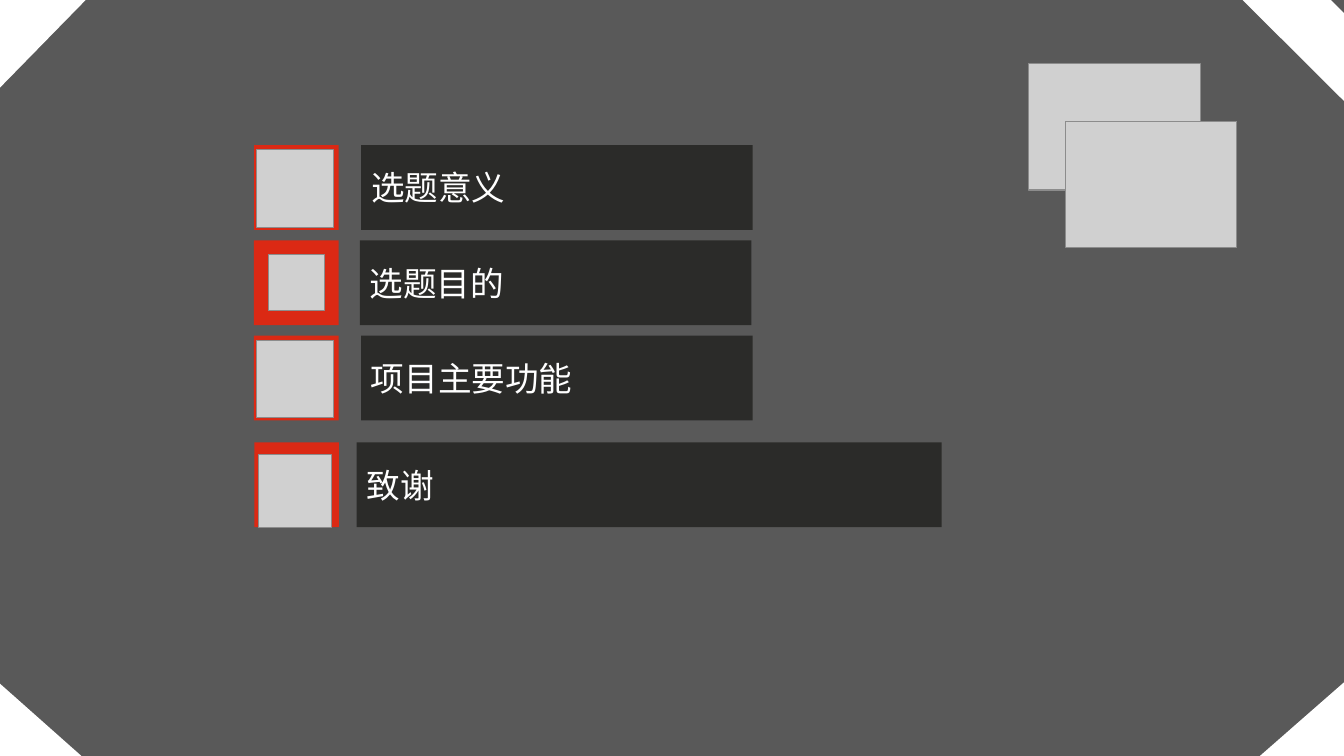
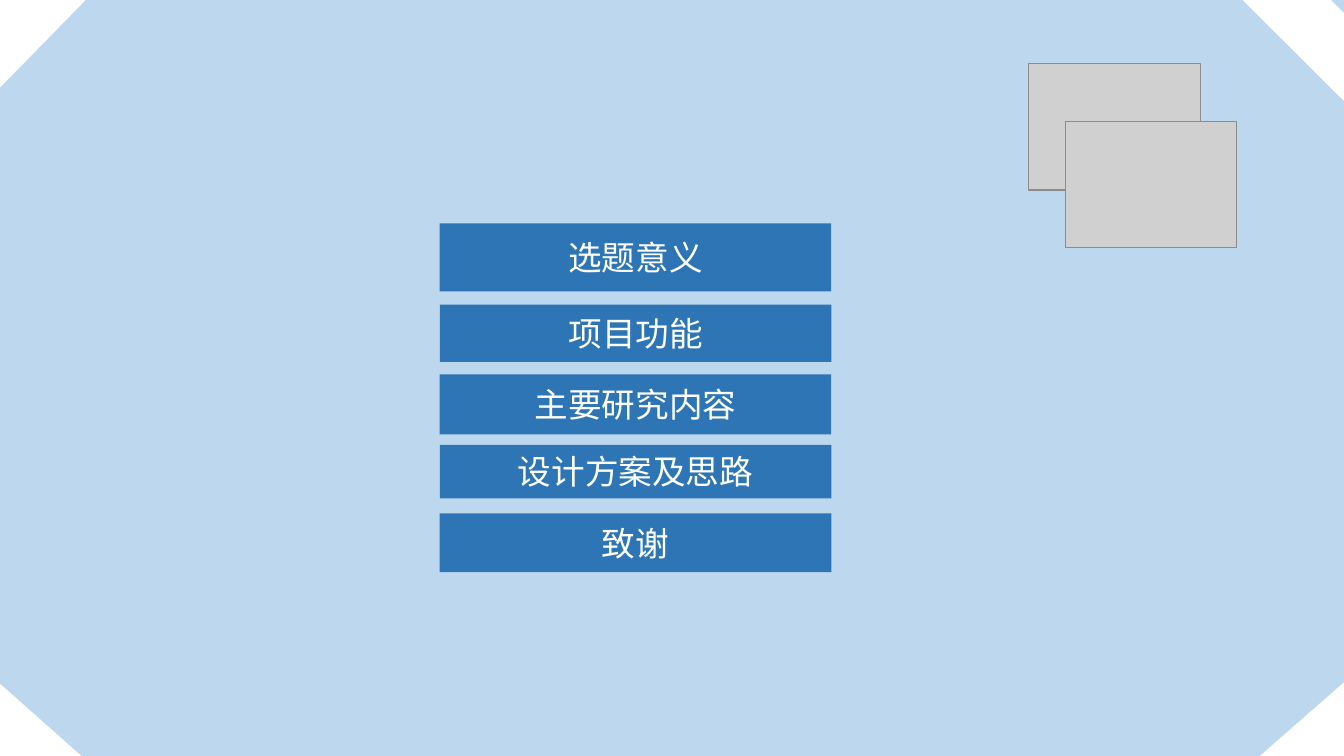
Before and after one commit to Henry0227/Imnujava, a slide deck: slide 2 of 20151104818_haoriwa_airplane/毕设资料/浩日瓦.pptx. Drawn at 1344x756 pixels with LibreOffice and Linux fonts; fonts in the diff are those of the drawing; grey boxes stand for pictures. Boxes give left, top, right and bottom in pixels: in the first picture for what was removed or moved away, otherwise in the second. Text is boxed around its words. In the diff, an @@ line names an element or a change of style, - is before the commit and + after.

```diff
--- a/20151104818_haoriwa_airplane/毕设资料/浩日瓦.pptx
+++ b/20151104818_haoriwa_airplane/毕设资料/浩日瓦.pptx
@@ background #595959 to #BDD7EE @@
@@ rectangle removed at [254,145,339,230] @@
@@ picture removed at [256,150,334,228] @@
@@ rectangle "选题意义" at [440,224,831,291]: alignment left to centre; fill #2B2B29 to #2E75B6 @@
@@ rectangle "选题意义": place and size @@
-rectangle "选题意义" at [361,145,752,230]
+rectangle "选题意义" at [440,224,831,291]
@@ rectangle removed at [254,241,339,326] @@
@@ picture removed at [268,255,325,312] @@
@@ rectangle removed at [360,241,751,326] @@
-选题目的
@@ rectangle "项目功能": place and size @@
-rectangle "项目功能" at [361,336,752,420]
+rectangle "项目功能" at [440,304,831,362]
@@ rectangle "项目功能" at [440,304,831,362]: fill #2B2B29 to #2E75B6 @@
@@ text in rectangle at [568,318,702,349]: text changed @@
-项目主要功能
+项目功能
@@ rectangle removed at [254,336,339,420] @@
@@ picture removed at [256,341,334,418] @@
@@ rectangle added at [440,374,831,434], fill #2E75B6, 24 pt, text #FFFFFF @@
+主要研究内容
@@ rectangle removed at [254,443,339,527] @@
@@ rectangle added at [440,445,831,498], fill #2E75B6, 24 pt, text #FFFFFF @@
+设计方案及思路
@@ picture removed at [259,455,332,527] @@
@@ rectangle "致谢": place and size @@
-rectangle "致谢" at [357,443,943,527]
+rectangle "致谢" at [440,513,831,572]
@@ rectangle "致谢" at [440,513,831,572]: alignment left to centre; fill #2B2B29 to #2E75B6 @@
```
Also in this commit, not shown: 4 other slides changed, 3 slides added, 1 slide removed, 11 other files.
